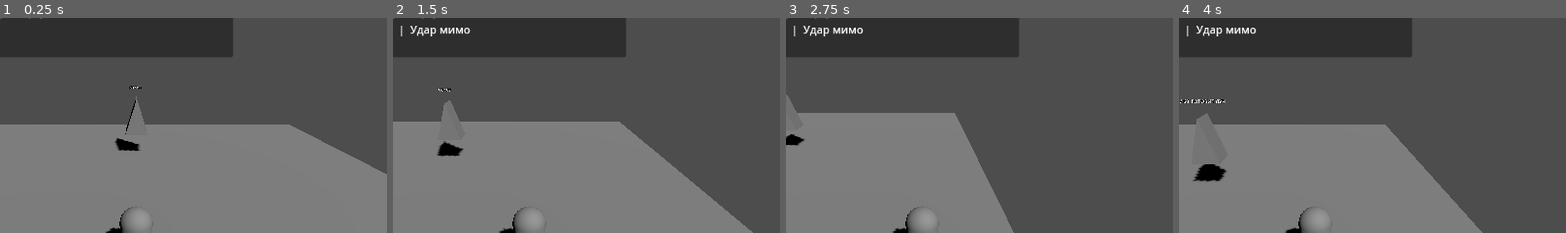
Above: before the commit, frames 1-4 (left to right).
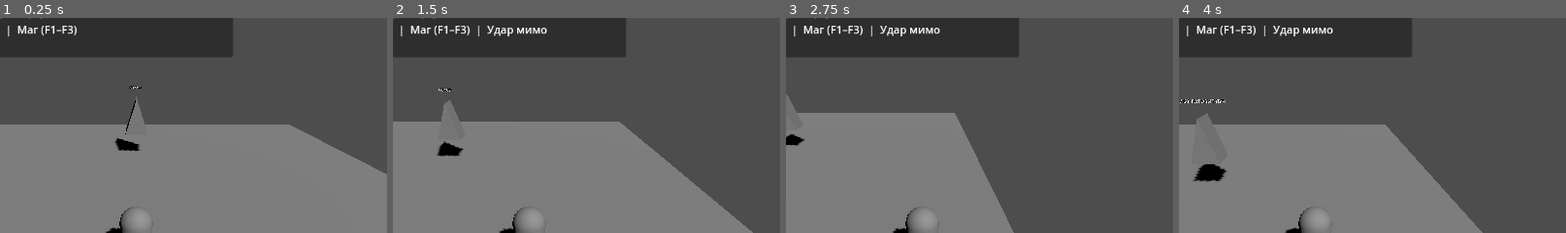
Above: after the commit, the same moments.

Repository: Alizhan2/Game-x
Game: Godot game, scene res://scenes/main.tscn
The game is run twice, just before and just after one commit, with the same random seed, the same clock (stepped at 60 frames per second) and the same inputs.
Inputs (mouse positions are % of the whole screen's width and height, from its top left):
- Up to frame 1 (0.25 s): no input
- Up to frame 2 (1.5 s): tap Enter at 0.5 s; move the mouse to (72, 44) at 0.52 s; press the mouse at (72, 44) at 0.53 s; hold D (move_right) 0.53-1.28 s; move the mouse to (30, 54) at 1.27 s; release the mouse at (30, 54) at 1.28 s; hold S (move_back) from 1.28 s (still down); tap V (push_to_talk) at 1.35 s
- Up to frame 3 (2.75 s): move the mouse to (60, 27) at 2.02 s; release S (move_back) at 2.03 s; hold D (move_right) from 2.03 s (still down); hold 0 (silence_hold) from 2.03 s (still down)
- Up to frame 4 (4 s): move the mouse to (45, 70) at 2.77 s; release D (move_right) at 2.78 s; release 0 (silence_hold) at 2.78 s; hold W (move_forward) 2.78-3.53 s; tap 2 (spell_noktar) at 2.85 s; click (45, 70) at 2.92 s; move the mouse to (80, 65) at 3.52 s; hold A (move_left) from 3.53 s (still down); tap 3 (spell_targum) at 3.6 s
The pictures show only the part of the screen within x 32-82%, y 5-55%; the shares and areas given below are measured in that part.

The runs differ from the first frame. In frame 1, 0.3% of the frame differs, in the area x 2-20%, y 3-9%; in frame 2, 0.8%, in the area x 4-40%, y 3-9%; in frame 3, 0.8%; in frame 4, 0.8%.

Commit message:
Apply adaptive counters and difficulty to guard and Keeper encounters (#8)

Diff:
--- a/godot_project/scripts/adaptive_ai.gd
+++ b/godot_project/scripts/adaptive_ai.gd
@@ -36,8 +36,21 @@
 	if Engine.has_singleton("VoiceReceiver") or get_node_or_null("/root/VoiceReceiver") != null:
 		VoiceReceiver.spell_heard.connect(_on_spell_heard)
 
+# Keyboard selection is also available in the starter arena before the menu loads.
+func _unhandled_key_input(event: InputEvent) -> void:
+	if event is InputEventKey and event.pressed and not event.echo:
+		match event.keycode:
+			KEY_F1: set_difficulty(Difficulty.APPRENTICE)
+			KEY_F2: set_difficulty(Difficulty.MAGE)
+			KEY_F3: set_difficulty(Difficulty.ARCHMAGE)
+
 func set_difficulty(diff: Difficulty) -> void:
+	if diff == current_difficulty:
+		return
 	current_difficulty = diff
+	if active_counter_spell != "":
+		active_counter_spell = ""
+		counter_shield_changed.emit("")
 	difficulty_changed.emit(int(diff))
 	_emit_stats()
 
@@ -105,8 +118,8 @@
 			return "Архимаг"
 	return "Маг"
 
-func _on_spell_heard(spell: String, _conf: float, _vol: float, _d20: Dictionary, _whisper: bool) -> void:
-	if spell not in SPELLS:
+func _on_spell_heard(spell: String, _conf: float, _vol: float, d20: Dictionary, _whisper: bool) -> void:
+	if spell not in SPELLS or d20.get("d20", 0) == 1:
 		return
 
 	if not _cast_history.is_empty():
@@ -121,31 +134,30 @@
 		_cast_history.pop_front()
 
 	_spell_counts[spell] = int(_spell_counts.get(spell, 0)) + 1
-	_evaluate_counter_shield(spell)
+	# Capture the outcome of THIS cast before arming a possible shield for the next.
+	# The autoload subscribes before the scene's player and enemies.
+	var repeats := _count_trailing_repeats(spell)
+	var threshold := 3 if current_difficulty == Difficulty.APPRENTICE else 2
+	var spam := repeats >= threshold
+	d20["countered"] = is_spell_countered(spell) or spam
+	_evaluate_counter_shield(spell, spam)
 	_emit_stats()
 
-func _evaluate_counter_shield(latest_spell: String) -> void:
-	var repeat_threshold := 3 if current_difficulty == Difficulty.APPRENTICE else 2
-	var repeats := _count_trailing_repeats(latest_spell)
-
-	if repeats >= repeat_threshold and active_counter_spell != latest_spell:
-		active_counter_spell = latest_spell
-		counter_shield_changed.emit(active_counter_spell)
-		taunt_triggered.emit("Архив-0: Паттерн «%s» изучен. Активирован контр-щит!" % latest_spell.to_upper())
-		return
-
-	if current_difficulty == Difficulty.ARCHMAGE and _cast_history.size() >= 4:
-		var predicted := predict_next_spell()
-		if predicted != "" and predicted != latest_spell and active_counter_spell != predicted:
-			active_counter_spell = predicted
-			counter_shield_changed.emit(active_counter_spell)
-			taunt_triggered.emit("Архив-0: Я предугадал твой следующий слог — «%s» заблокирован." % predicted.to_upper())
-			return
-
-	if active_counter_spell != "" and latest_spell != active_counter_spell and repeats == 1:
-		active_counter_spell = ""
-		counter_shield_changed.emit("")
-		taunt_triggered.emit("Архив-0: Неожиданная смена школы… Корректирую модель.")
+func _evaluate_counter_shield(spell: String, spam: bool) -> void:
+	var next_shield := ""
+	var taunt := "Архив-0: Неожиданная смена школы… Корректирую модель."
+	if spam:
+		next_shield = spell
+		taunt = "Архив-0: Паттерн «%s» изучен. Активирован контр-щит!" % spell.to_upper()
+	elif current_difficulty == Difficulty.ARCHMAGE and _cast_history.size() >= 4:
+		var prediction := predict_next_spell()
+		if prediction != spell:
+			next_shield = prediction
+			taunt = "Архив-0: Я предугадал твой следующий слог — «%s»!" % prediction.to_upper()
+	if active_counter_spell != next_shield:
+		active_counter_spell = next_shield
+		counter_shield_changed.emit(next_shield)
+		taunt_triggered.emit(taunt)
 
 func _count_trailing_repeats(target: String) -> int:
 	var count := 0
--- a/godot_project/scripts/combat_guard.gd
+++ b/godot_project/scripts/combat_guard.gd
@@ -83,8 +83,12 @@
 		_windup = maxf(0.0, _windup - delta)
 		if _windup == 0.0:
 			var reach := BEAM_RANGE if _casting_beam else STRIKE_RANGE
+			var took_damage := false
 			if distance <= reach:
-				player.take_hit(14 if _casting_beam else 9, _casting_beam)
+				var base_damage := 14 if _casting_beam else 9
+				var damage := maxi(1, roundi(base_damage * AdaptiveAI.get_damage_multiplier()))
+				took_damage = player.take_hit(damage, _casting_beam)
+			AdaptiveAI.record_player_hit(took_damage)
 			_recovery = RECOVERY
 	elif _recovery == 0.0 and distance <= BEAM_RANGE:
 		_casting_beam = distance > STRIKE_RANGE
--- a/godot_project/scripts/keeper_boss.gd
+++ b/godot_project/scripts/keeper_boss.gd
@@ -25,6 +25,8 @@
 
 func _on_spell_heard(spell: String, _conf: float, _vol: float, d20: Dictionary, _whisper: bool) -> void:
 	if d20["d20"] == 1:
+		return
+	if current_phase != Phase.FINAL_CHOICE and d20.get("countered", false):
 		return
 	match current_phase:
 		Phase.BEAM_SHIELD:
--- a/godot_project/scripts/player.gd
+++ b/godot_project/scripts/player.gd
@@ -27,6 +27,8 @@
 	add_to_group(&"combat_player")
 	VoiceReceiver.spell_heard.connect(_on_spell_heard)
 	VoiceReceiver.engine_status_changed.connect(_on_engine_status_changed)
+	AdaptiveAI.difficulty_changed.connect(func(_diff: int): _update_status())
+	AdaptiveAI.counter_shield_changed.connect(func(_spell: String): _update_status())
 	_shield.mesh = SphereMesh.new()
 	_shield.scale = Vector3(2.2, 2.2, 2.2)
 	var rune := StandardMaterial3D.new()
@@ -77,6 +79,9 @@
 	if hud_status_label == null:
 		return
 	var parts := PackedStringArray(["Голос и клавиши" if _engine_connected else "Клавиши 1/2/3 · Shift — шёпот", "ОЗ %d/%d" % [health, MAX_HEALTH]])
+	parts.append("%s (F1–F3)" % AdaptiveAI.get_difficulty_label())
+	if AdaptiveAI.active_counter_spell != "":
+		parts.append("Контр-щит: " + AdaptiveAI.active_counter_spell.to_upper())
 	if shield_left > 0.0:
 		parts.append("ЩИТ")
 	if stealth_left > 0.0:
@@ -100,6 +105,10 @@
 			cast_name, roundi(confidence * 100.0), mode_tag, d20["d20"], d20["bonus"], d20["total"], d20["tier"]
 		]
 	if d20["d20"] == 1:
+		return
+	if d20.get("countered", false) and not _nearby_guards(spell_radius).is_empty():
+		_last_hit = "Заклинание отражено"
+		_update_status()
 		return
 	var strength: float = d20.get("strength", 1.5 if d20["d20"] == 20 else 1.0)
 	stealth_left = 0.0
@@ -164,9 +173,10 @@
 		_last_hit = "Крит −%d" % damage if damage > MELEE_DAMAGE else "Удар −%d" % damage
 	_update_status()
 
-func take_hit(amount: int, beam: bool) -> void:
+func take_hit(amount: int, beam: bool) -> bool:
+	var took_damage := shield_left <= 0.0
 	var attack := "Луч" if beam else "Удар"
-	if shield_left > 0.0:
+	if not took_damage:
 		_last_hit = "%s заблокирован" % attack
 	else:
 		health = maxi(0, health - amount)
@@ -178,3 +188,4 @@
 			health = MAX_HEALTH
 			_last_hit = "Возвращение к точке старта"
 	_update_status()
+	return took_damage
--- /dev/null
+++ b/godot_project/scripts/tests/test_adaptive_combat.gd
@@ -0,0 +1,102 @@
+# Run after project import with --script res://scripts/tests/test_adaptive_combat.gd.
+extends SceneTree
+
+var failures := 0
+var ai
+var voice
+var player
+var boss
+var shield_events: Array[String] = []
+var taunts: Array[String] = []
+var stats: Dictionary = {}
+
+func _initialize() -> void:
+	call_deferred("_run")
+
+func check(ok: bool, description: String) -> void:
+	if ok:
+		print("PASS ", description)
+	else:
+		failures += 1
+		push_error(description)
+
+func cast(word: String) -> bool:
+	var result := D20Roller.resolve_roll(14, 1.0, 0.85)
+	voice.spell_heard.emit(word, 1.0, 0.85, result, false)
+	return result.get("countered", false)
+
+func hotkey(code: Key) -> void:
+	for pressed in [true, false]:
+		var key := InputEventKey.new()
+		key.keycode = code
+		key.pressed = pressed
+		Input.parse_input_event(key)
+		Input.flush_buffered_events()
+	await process_frame
+
+func fire_beam(attacker) -> void:
+	attacker.global_position = player.global_position + Vector3(0, 0, -5.0)
+	attacker.rooted_for = 0.0
+	attacker._recovery = 0.0
+	attacker._physics_process(0.1)
+	attacker._physics_process(1.3)
+
+func _run() -> void:
+	var arena := (load("res://scenes/main.tscn") as PackedScene).instantiate()
+	root.add_child(arena)
+	current_scene = arena
+	await physics_frame
+	await physics_frame
+	ai = root.get_node("AdaptiveAI")
+	voice = root.get_node("VoiceReceiver")
+	player = arena.get_node("Player")
+	boss = arena.get_node("KeeperBoss")
+	ai.counter_shield_changed.connect(func(s: String): shield_events.append(s))
+	ai.taunt_triggered.connect(func(s: String): taunts.append(s))
+	ai.adaptation_updated.connect(func(s: Dictionary): stats = s)
+	var guard = load("res://scripts/combat_guard.gd").new()
+	arena.add_child(guard)
+	guard.global_position = player.global_position + Vector3.RIGHT * 2
+
+	for mode in range(3):
+		await hotkey([KEY_F1, KEY_F2, KEY_F3][mode])
+		ai.reset_for_new_run()
+		check(ai.current_difficulty == mode, "Difficulty hotkey %d" % (mode + 1))
+		check(not cast("virdan"), "First cast reaches guards")
+		if mode == 0:
+			check(not cast("virdan"), "Apprentice allows a second cast")
+		guard.rooted_for = 0.0
+		boss.rooted_for = 0.0
+		check(cast("virdan") and guard.rooted_for == 0.0 and boss.rooted_for == 0.0, "Spam threshold blocks effects on guard and boss")
+		check(not cast("noktar") and guard.exposed_for > 0.0 and ai.active_counter_spell == "", "Switching school clears spam shield")
+	check(shield_events.has("virdan") and taunts.size() >= 6 and stats.has("counts"), "HUD receives shield, taunt and adaptation signals")
+
+	ai.reset_for_new_run()
+	for word in ["virdan", "noktar", "virdan", "noktar"]:
+		cast(word)
+	check(ai.active_counter_spell == "virdan", "Archmage arms a learned transition")
+	boss.current_phase = 1  # ESCAPE_ROOTS requires VIRDAN.
+	boss.rooted_for = 0.0
+	check(cast("virdan") and boss.rooted_for == 0.0 and boss.current_phase == 1, "Predicted cast cannot root or advance Keeper ritual")
+
+	for mode in range(3):
+		ai.set_difficulty(mode)
+		ai.reset_for_new_run()
+		player.health = 100
+		player.shield_left = 0.0
+		fire_beam(guard)
+		check(player.health == 100 - [11, 14, 18][mode], "Guard beam uses difficulty multiplier %d" % mode)
+	await hotkey(KEY_F2)
+	ai.reset_for_new_run()
+	player.health = 100
+	fire_beam(boss)
+	fire_beam(boss)
+	check(is_equal_approx(ai.dda_modifier, 0.92), "Consecutive real hits lower DDA")
+	fire_beam(boss)
+	check(player.health == 59, "Next beam uses the adjusted damage")
+	var before_blocks: float = ai.dda_modifier
+	player.shield_left = 20.0
+	for i in range(4):
+		fire_beam(boss)
+	check(player.health == 59 and is_equal_approx(ai.dda_modifier, before_blocks + 0.05), "Four defended attacks raise DDA without costing health")
+	quit(int(failures > 0))
